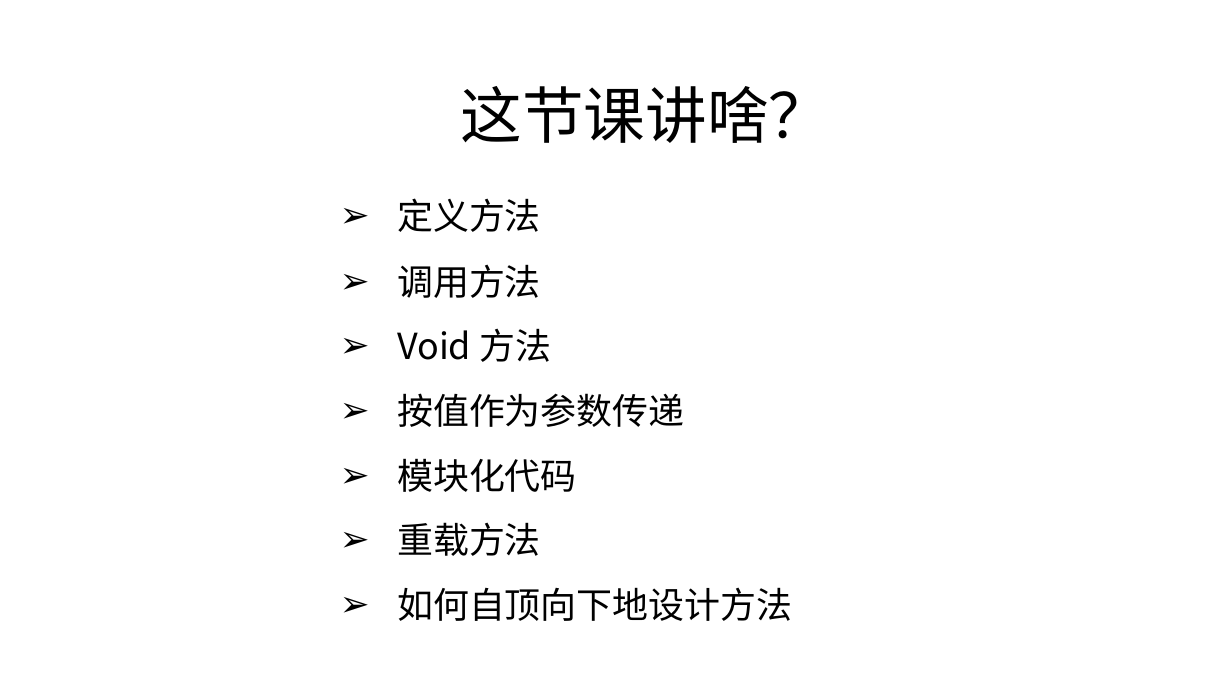
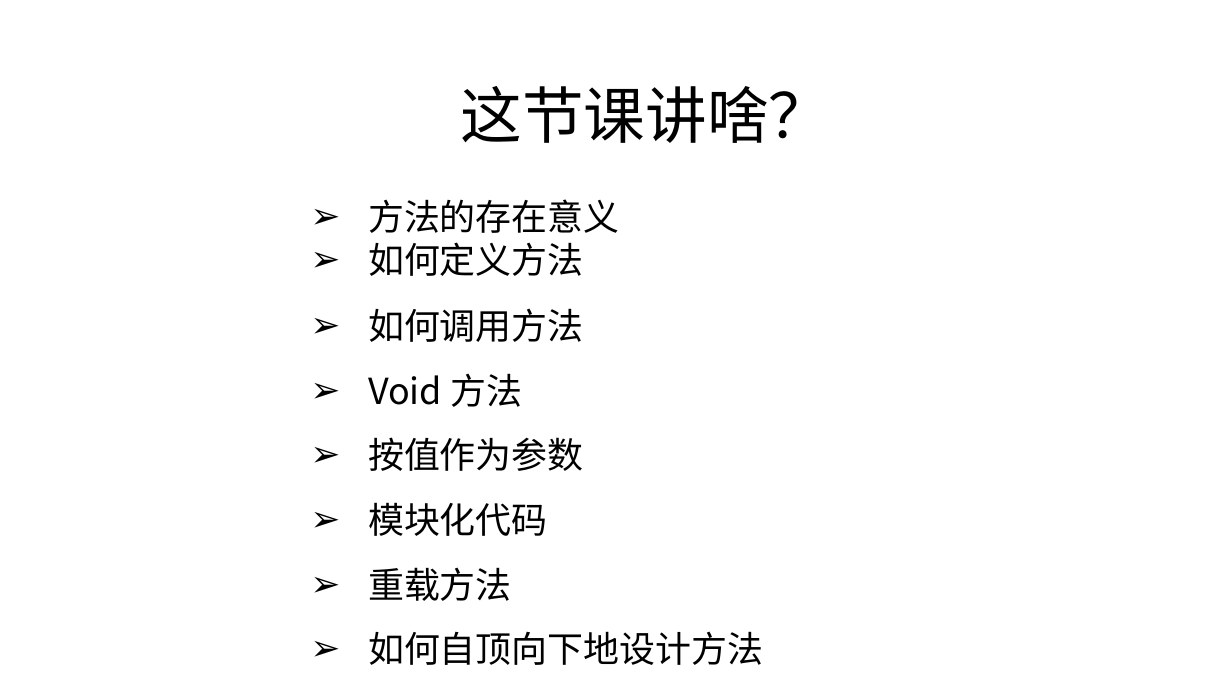
Before and after one commit to zjyesir/hmc_java_1, a slide deck: slide 2 of ppt/2.3 方法.pptx. Drawn at 1232x693 pixels with LibreOffice and Linux fonts; fonts in the diff are those of the drawing; background and template pictures are left out. Boxes give left, top, right and bottom in pixels: in the first picture for what was removed or moved away, otherwise in the second. Text is boxed around its words. In the diff, an @@ line names an element or a change of style, - is before the commit and + after.

```diff
--- a/ppt/2.3 方法.pptx
+++ b/ppt/2.3 方法.pptx
@@ text "方法的存在意义": place and size @@
-text "方法的存在意义" at [397,198,792,621]
+text "方法的存在意义" at [368,199,763,665]
@@ text at [368,199,619,342]: text changed @@
-➢ 定义方法
-➢ 调用方法
+➢ 方法的存在意义
+➢ 如何定义方法
+➢ 如何调用方法
@@ text at [368,437,583,471]: text changed @@
-➢ 按值作为参数传递
+➢ 按值作为参数
```
Also in this commit, not shown: 2 other slides changed, 15 slides added, 1 slide removed, 1 other file.
